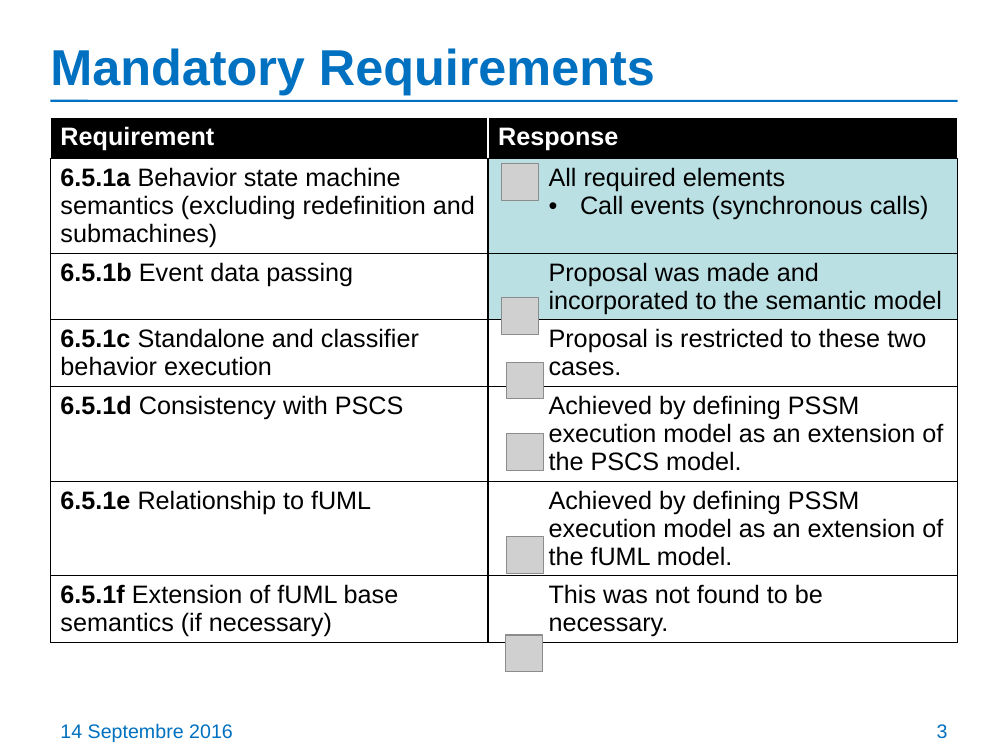
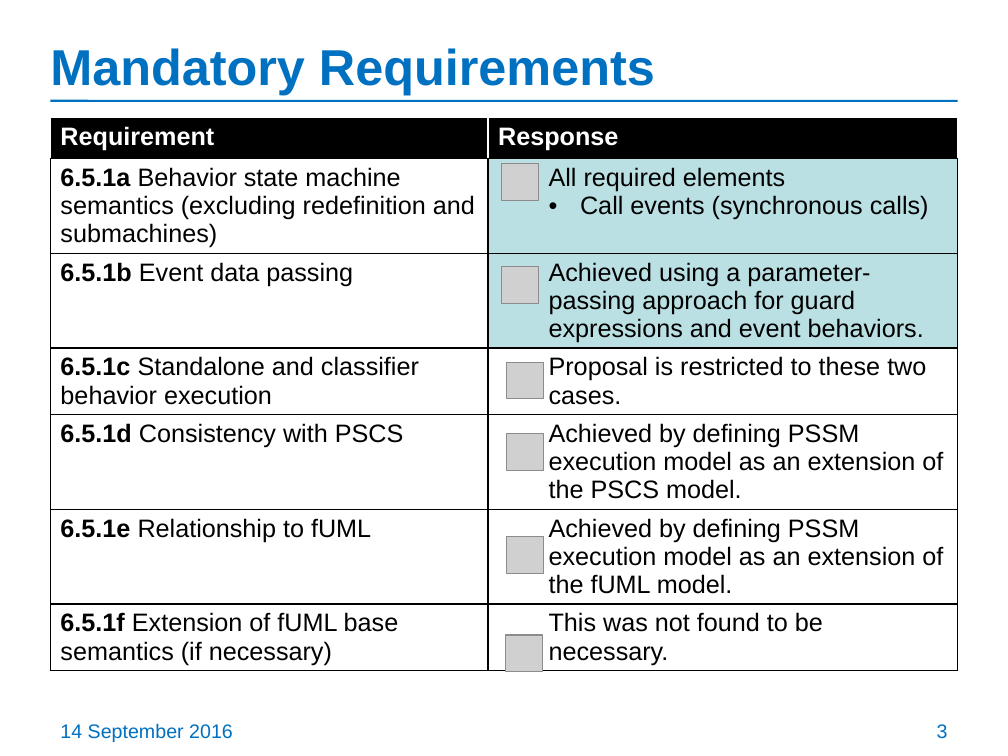
Before and after one commit to ModelDriven/PSSM, a slide deck: slide 3 of Presentations/201609-Chicago-Meeting/PSSM-initial-submission-update.pptx. Drawn at 1008x756 pixels with LibreOffice and Linux fonts; fonts in the diff are those of the drawing; grey boxes stand for pictures. Boxes give left, top, right and bottom in pixels: in the first picture for what was removed or moved away, otherwise in the second. Text is boxed around its words. In the diff, an @@ line names an element or a change of style, - is before the commit and + after.

```diff
--- a/Presentations/201609-Chicago-Meeting/PSSM-initial-submission-update.pptx
+++ b/Presentations/201609-Chicago-Meeting/PSSM-initial-submission-update.pptx
@@ table at (x1=50, y1=118, x2=958, y2=704) @@
-row 3, column 2: Proposal was made and incorporated to the semantic model
+row 3, column 2: Achieved using a parameter-passing approach for guard expressions and event behaviors.
@@ picture moved from (x1=502, y1=297, x2=538, y2=334) to (x1=502, y1=267, x2=538, y2=303) @@
@@ text at (x1=60, y1=723, x2=233, y2=742): text changed @@
-14 Septembre 2016
+14 September 2016
```
Also in this commit, not shown: 74 other slides changed, 2 other files.
